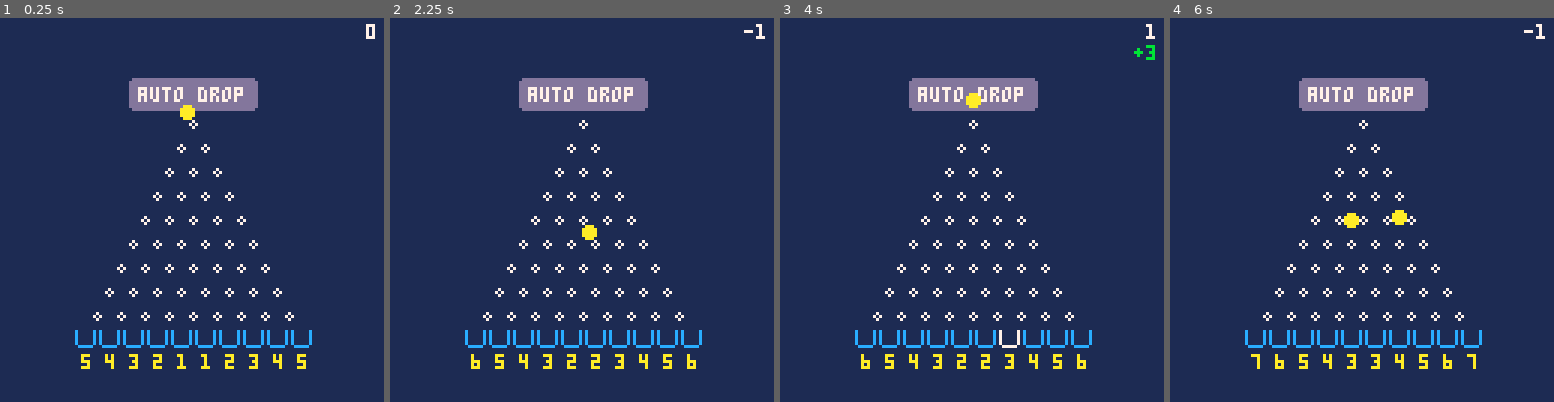
Above: before the commit, frames 1-4 (left to right).
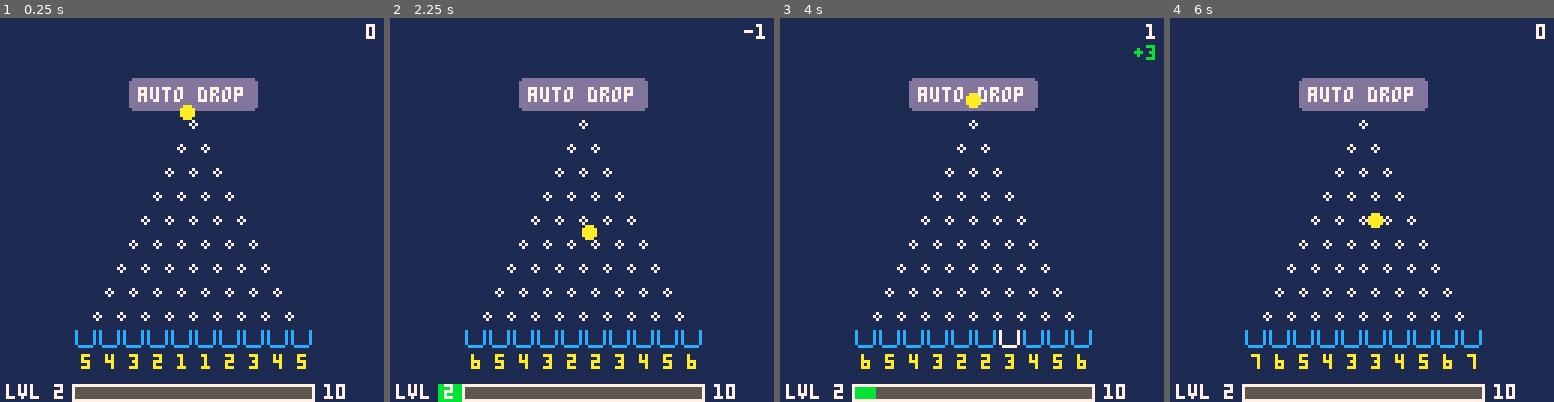
Above: after the commit, the same moments.

Repository: kjbrown-sandbox/pico-8
Game: PICO-8 cartridge plunko.p8
Same seed, same stepped clock (60 frames per second), same inputs: the game is played once before the commit and once after it.
Inputs:
- Up to frame 1 (0.25 s): no input
- Up to frame 2 (2.25 s): tap O (Z key) at 0.33, 0.7, 1.43, 2.22 s; tap X (X key) at 1.07, 2.07 s; hold Left from 1.97 s (still down)
- Up to frame 3 (4 s): release Left at 2.37 s; tap X (X key) every 0.33 s from 2.4 to 3.73 s; hold Down 2.42-2.82 s; hold Right 2.87-3.53 s; tap O (Z key) at 3.1, 3.98 s; hold Up from 3.58 s (still down)
- Up to frame 4 (6 s): tap X (X key) every 0.33 s from 4.07 to 5.73 s; release Up at 4.08 s; hold Right 4.13-4.53 s; hold Down 4.58-5.08 s; tap O (Z key) at 4.87, 5.75 s; hold Left 5.13-5.8 s; hold Up from 5.85 s (still down)

The runs differ from the first frame. In frame 1, 3.3% of the frame differs, in the area x 1-90%, y 95-100%; in frame 2, 3.5%; in frame 3, 3.3%; in frame 4, 3.8%, in the area x 1-98%, y 1-100%.

Commit message:
Progress bar for leveling system

Diff:
--- a/plunko.p8
+++ b/plunko.p8
@@ -37,7 +37,7 @@
 	disable_button_drop = false,
 	mode = game_mode.drop,
 	auto_drop = true,
-	drop_delay = 10,
+	drop_delay = 1800,
 	user_level = 1,
 }
 
@@ -46,6 +46,7 @@
 	drop_button = new_drop_button()
 	start_x = 64 - (8 * (consts.num_buckets / 2 + 1)) + 1
 	bucket_value = flr(consts.num_buckets / 2)
+	leveling = level_up_if_possible()
 	for i = 1, consts.num_buckets do
 		add(state.buckets, new_bucket(bucket_value, start_x + i * 8))
 		if i < consts.num_buckets / 2 then
@@ -62,6 +63,7 @@
 	for coin in all(state.fallings_coins) do
 		coin.update()
 	end
+	leveling.update()
 
 	if state.mode == game_mode.drop then
 		update_board()
@@ -85,6 +87,7 @@
 			b.draw()
 		end
 		print(state.earnings_text, 126 - #state.earnings_text * 4, 9, 11)
+		leveling.draw()
 	elseif state.mode == game_mode.upgrade then
 		upgrades:draw()
 		-- cprint("coins: " .. state.money, 120, 7)
@@ -686,14 +689,33 @@
 		end,
 
 		draw = function()
-			-- local next_level = state.user_level + 1
-			-- if next_level <= #user_level_requirements then
-			-- 	local requirement = user_level_requirements[next_level]
-			-- 	print("level up to " .. next_level .. " costs: " .. requirement, 0, 120, 7)
-			-- else
-			-- 	print("max level reached", 0, 120, 7)
-			-- end
-		end,}
+			local bar_width = 80
+			local bar_height = 5
+			local padding = 24
+			local x = (128 - bar_width) / 2
+			local y = 122
+
+			local next_level = state.user_level + 1
+			if next_level <= #user_level_requirements then
+				local requirement = user_level_requirements[next_level]
+				local progress = min(state.money / requirement, 1)
+				-- background bar
+				rectfill(x, y, x + bar_width, y + bar_height, 5)
+				-- filled part
+				rectfill(x, y, x + flr(bar_width * progress), y + bar_height, 11)
+				-- border
+				rect(x, y, x + bar_width, y + bar_height, 7)
+				-- text
+				local txt = "lvl " .. next_level
+				local req = state.money .. "/" .. requirement
+				-- cprint(txt, y - 8, 7)
+				print(txt, 2, y, 7)
+				print(requirement, x + bar_width + 4, y, 7)
+			else
+				cprint("max level reached", y - 8, 7)
+			end
+		end,
+	}
 end
 
 __gfx__
